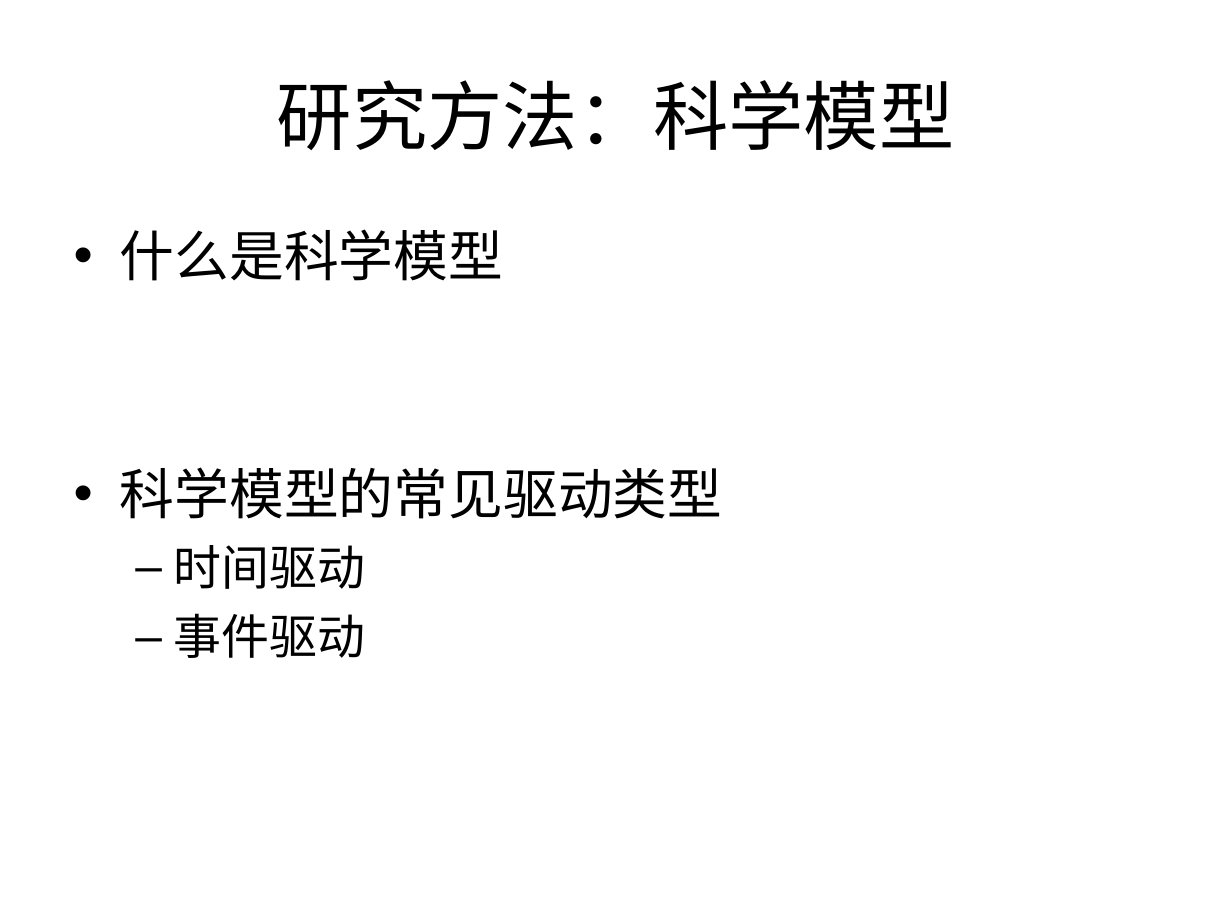
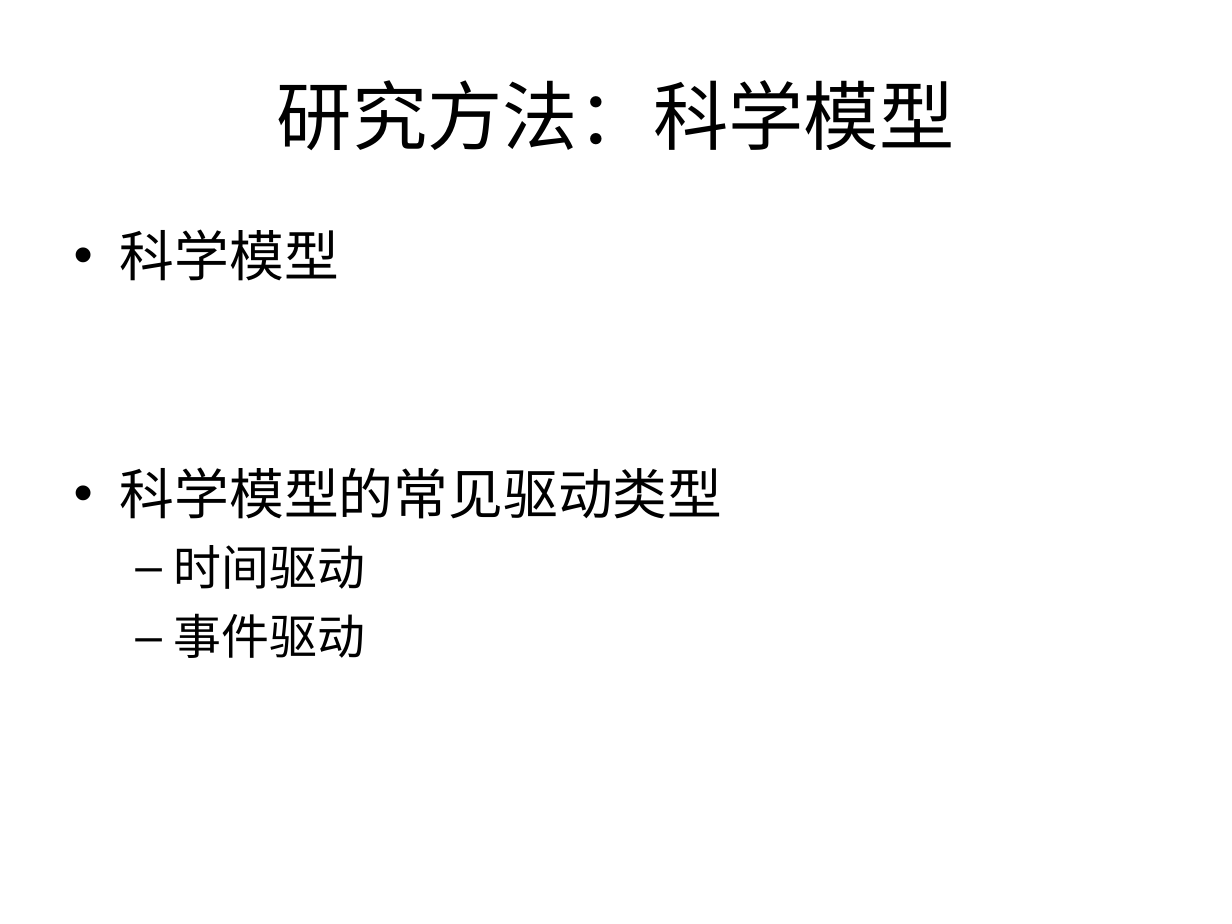
Before and after one commit to Nookleptia/qianmen3d, a slide deck: slide 15 of 毕设文件/毕设提纲.ppt. Drawn at 1232x924 pixels with LibreOffice and Linux fonts; fonts in the diff are those of the drawing. Boxes give left, top, right and bottom in pixels: in the first picture for what was removed or moved away, otherwise in the second. Text is boxed around its words. In the diff, an @@ line names an element or a change of style, - is before the commit and + after.

```diff
--- a/毕设文件/毕设提纲.ppt
+++ b/毕设文件/毕设提纲.ppt
@@ text at bbox=[120, 229, 339, 281]: text changed @@
-• 什么是科学模型
+• 科学模型
```
Also in this commit, not shown: 22 other slides changed, 1 slide added, 1 other file.
